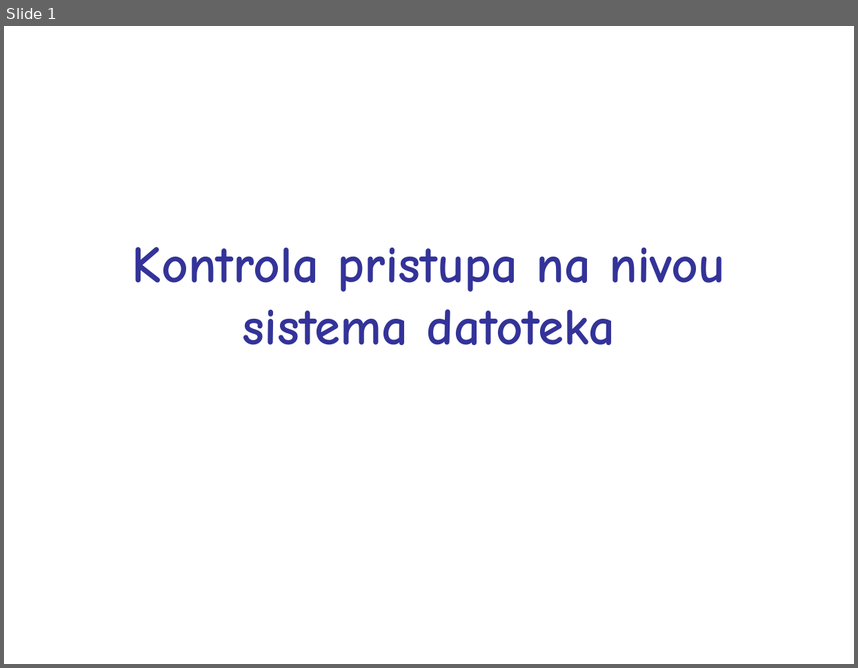
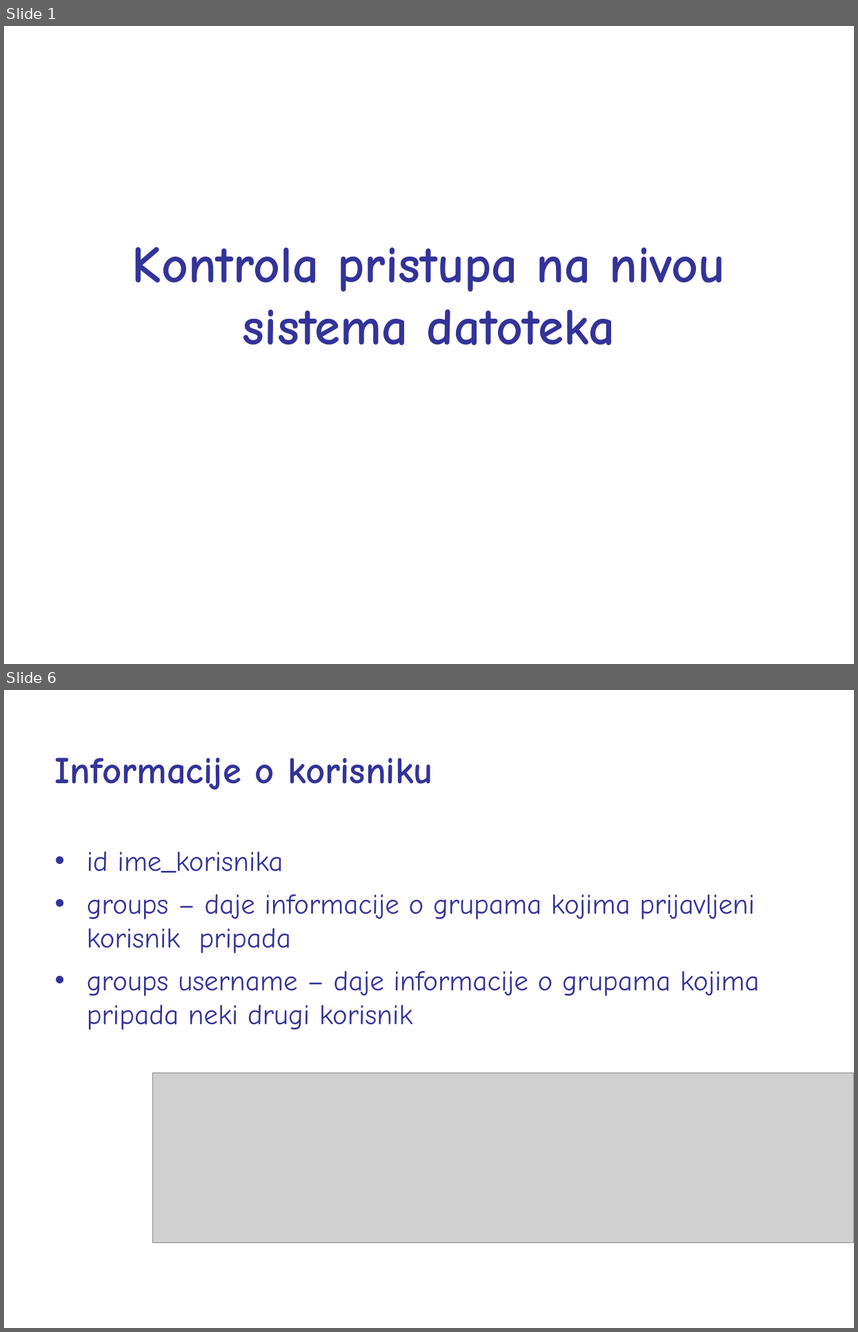
Before and after one commit to nnMan1/operativni_sistemi_2024, a slide deck: Materijali/shell/shell_prezentacije/4.ppt. Shown one above the other, each under a label of ours: slide 1 before the commit, slides 1 and 6 after it; the slides between them are not shown. The pictures are 858x668 and 858x1332 pixels, drawn with LibreOffice and Linux fonts; fonts in the diff are those of the drawing; grey boxes stand for pictures. Boxes give left, top, right and bottom in pixels: in the first picture for what was removed or moved away, otherwise in the second. Text is boxed around its words. In the diff, an @@ line names an element or a change of style, - is before the commit and + after.

```diff
--- a/Materijali/shell/shell_prezentacije/4.ppt
+++ b/Materijali/shell/shell_prezentacije/4.ppt
@@ slide 6 added at box(4, 690, 854, 1328), background #FFFFFF @@
@@ text added at box(55, 758, 433, 790), 32 pt, text #333399, bold @@
+Informacije o korisniku
@@ text added at box(87, 851, 760, 1029), 24 pt, text #333399 @@
+• id ime_korisnika
+• groups – daje informacije o grupama kojima prijavljeni korisnik pripada
+• groups username – daje informacije o grupama kojima pripada neki drugi korisnik
@@ picture added at box(153, 1072, 854, 1243) @@
```
Also in this commit, not shown: 10 other slides added, 4 other files.
